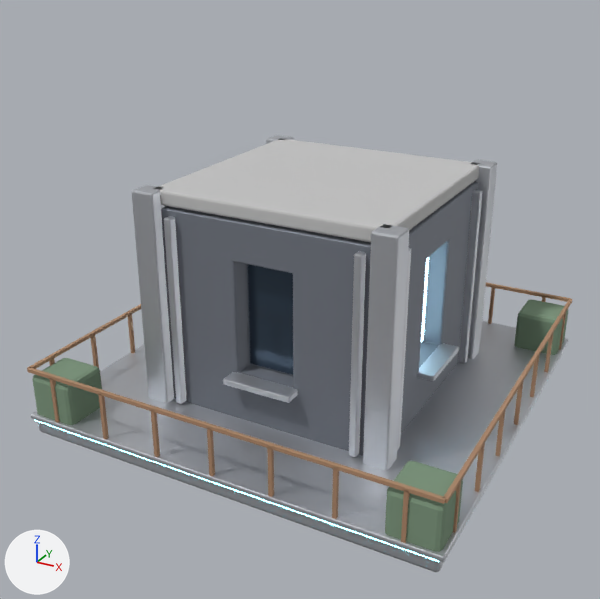
The glTF model game/assets/modules/transfer_3x3_2x2_office.glb as it was, and as the next commit left it.
Camera for both pictures: a 50 mm lens placed at (2.99, -5.87, 3.79), pointed at (-0.07, -0.29, 1.0). Every picture has the same lights, and +X, +Y and +Z are marked at lower left. The older version comes first. Vertices at exactly the same position are counted once.

Script lines for the objects in view, before the commit:
```python
me_ext_frames = bpy.data.meshes.new('ext_frames')
me_ext_frames.from_pydata(...)  # 672 vertices, 1296 faces; spans x -1.14..1.14, y -1.14..1.14, z 0.19..1.81
me_ext_frames.materials.append(mat_m_steel)  # light grey #cbced4
me_ext_panes_dark = bpy.data.meshes.new('ext_panes_dark')
me_ext_panes_dark.from_pydata(...)  # a box spanning x -0.22..0.22, y 0.83..0.85, z 0.62..1.51; a box spanning x -0.22..0.22, y -0.85..-0.83, z 0.62..1.51
me_ext_panes_dark.materials.append(mat_m_glass)  # dark blue #3f5061
me_ext_wall = bpy.data.meshes.new('ext_wall')
me_ext_wall.from_pydata(...)  # 280 vertices, 556 faces; spans x -1.0..1.0, y -1.0..1.0, z 0.14..1.86
me_ext_wall.materials.append(mat_m_paintdark)  # grey #7c818b
me_int_ceiling = bpy.data.meshes.new('int_ceiling')
me_int_ceiling.from_pydata(...)  # 56 vertices, 108 faces; spans x -1.0..1.0, y -1.0..1.0, z 1.88..2.0
me_int_ceiling.materials.append(mat_m_concrete)  # light grey #c4c4c4
me_int_columns = bpy.data.meshes.new('int_columns')
me_int_columns.from_pydata(...)  # 224 vertices, 432 faces; spans x -1.1..1.1, y -1.1..1.1, z 0.14..2.0
me_int_columns.materials.append(mat_m_steel)  # light grey #cbced4
ob_ext_frames = bpy.data.objects.new('ext_frames', me_ext_frames)
ob_ext_frames.location = (0.0, 0.0, 0.0)
ob_ext_panes_dark = bpy.data.objects.new('ext_panes_dark', me_ext_panes_dark)
ob_ext_panes_dark.location = (0.0, 0.0, 0.0)
ob_ext_wall = bpy.data.objects.new('ext_wall', me_ext_wall)
ob_ext_wall.location = (0.0, 0.0, 0.0)
ob_int_ceiling = bpy.data.objects.new('int_ceiling', me_int_ceiling)
ob_int_ceiling.location = (0.0, 0.0, 0.0)
ob_int_columns = bpy.data.objects.new('int_columns', me_int_columns)
ob_int_columns.location = (0.0, 0.0, 0.0)
# also in view: 'ext_deck_plants' at (0.0, 0.0, 0.34); 'int_slab' at (0.0, 0.0, 0.07); 'int_slab_edge' at (0.0, 0.0, 0.16); 'ext_deck_rail' at (0.0, 0.0, 0.37)
```
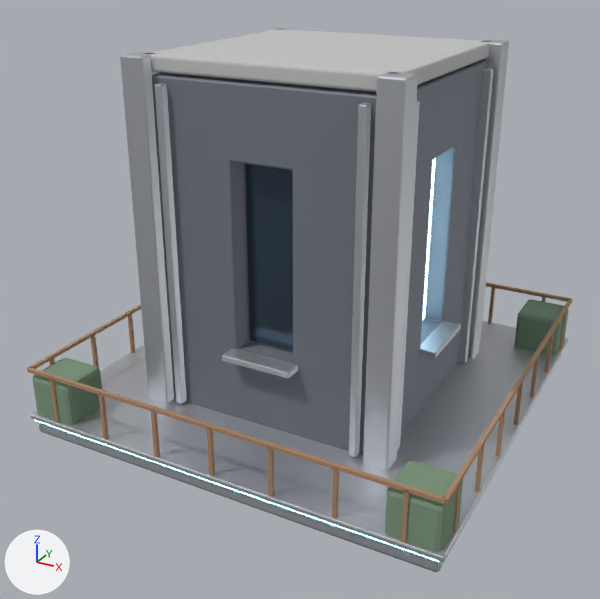
Location of each change, [x1, y1, x2, y2] in pixels of the pictures (600 x 599 px; the box of a moved part takes in the faces that stretch with it):
'ext_wall', reshaped (6% wider, 44% taller): before [161, 181, 478, 455]; after [152, 60, 489, 455]
'int_ceiling', moved: before [158, 139, 479, 242]; after [145, 29, 490, 92]
'int_columns', moved, rescaled (7% wider, 32% taller): before [132, 135, 497, 471]; after [120, 27, 509, 471]
'ext_frames', reshaped (7% wider, 46% taller): before [164, 190, 482, 457]; after [155, 68, 494, 457]
part 2 of me_ext_wall, moved or reshaped: before [174, 340, 459, 455]; after [174, 317, 459, 455]
part 3 of me_ext_wall, moved or reshaped: before [233, 240, 449, 389]; after [230, 146, 456, 365]
part 4 of me_ext_wall, moved or reshaped: before [161, 183, 478, 402]; after [152, 63, 488, 379]
part 5 of me_ext_wall, moved or reshaped (mostly hidden): before [161, 182, 478, 247]; after [152, 61, 489, 98]
part 6 of me_ext_wall, moved or reshaped: before [162, 181, 477, 246]; after [153, 60, 487, 96]
part 7 of me_ext_frames, moved or reshaped: before [417, 343, 459, 381]; after [419, 321, 461, 358]
part 8 of me_ext_frames, moved or reshaped: before [223, 372, 298, 403]; after [222, 348, 298, 378]
part 9 of me_ext_frames, moved or reshaped: before [349, 248, 411, 457]; after [349, 101, 420, 457]
part 10 of me_ext_frames, moved or reshaped: before [458, 190, 482, 363]; after [458, 68, 494, 363]
part 11 of me_ext_frames, moved or reshaped: before [164, 216, 187, 404]; after [155, 83, 187, 404]

Diff of the bpy script that builds the scene:
```diff
--- a/game/assets/modules/transfer_3x3_2x2_office.glb.py
+++ b/game/assets/modules/transfer_3x3_2x2_office.glb.py
@@ me_int_columns @@
 # used by ob_int_columns; location = (0.0, 0.0, 0.0)
-me_int_columns.from_pydata(...)  # 224 vertices, 432 faces; spans x -1.1..1.1, y -1.1..1.1, z 0.14..2.0
+me_int_columns.from_pydata(...)  # 224 vertices, 432 faces; spans x -1.1..1.1, y -1.1..1.1, z 0.14..3.0
+# me_int_columns part 1: the whole mesh is scaled about its middle by (1, 1, 1.54), then moved by (0.0, 0.0, 0.5)
 me_int_columns.materials.append(mat_m_steel)
@@ me_ext_wall @@
 # used by ob_ext_wall; location = (0.0, 0.0, 0.0)
-me_ext_wall.from_pydata(...)  # 280 vertices, 556 faces; spans x -1.0..1.0, y -1.0..1.0, z 0.14..1.86
+me_ext_wall.from_pydata(...)  # 280 vertices, 556 faces; spans x -1.0..1.0, y -1.0..1.0, z 0.14..2.86
+# me_ext_wall part 2: all 112 vertices in x -1.0..1.0, y -1.0..1.0, z 0.57..0.61 are moved by (0.0, 0.0, 0.21)
+# me_ext_wall part 3: all 104 vertices in x -0.99..0.99, y -0.99..0.99, z 1.52..1.54 are moved by (0.0, 0.0, 0.76)
+# me_ext_wall part 4: all 8 vertices in x -1.0..1.0, y -1.0..1.0, z 1.55 are moved by (0.0, 0.0, 0.77)
+# me_ext_wall part 5: all 12 vertices in x -1.0..1.0, y -1.0..1.0, z 1.85 are moved by (0.0, 0.0, 0.99)
+# me_ext_wall part 6: all 16 vertices in x -0.99..0.99, y -0.99..0.99, z 1.86 are moved by (0.0, 0.0, 1.0)
 me_ext_wall.materials.append(mat_m_paintdark)
@@ me_ext_frames @@
 # used by ob_ext_frames; location = (0.0, 0.0, 0.0)
-me_ext_frames.from_pydata(...)  # 672 vertices, 1296 faces; spans x -1.14..1.14, y -1.14..1.14, z 0.19..1.81
+me_ext_frames.from_pydata(...)  # 672 vertices, 1296 faces; spans x -1.14..1.14, y -1.14..1.14, z 0.19..2.81
+# me_ext_frames part 7: the loose piece of 56 vertices spanning x 0.98..1.14, y -0.3..0.3, z 0.55..0.6 is moved by (0.0, 0.0, 0.21)
+# me_ext_frames part 8: the loose piece of 56 vertices spanning x -0.3..0.3, y -1.14..-0.98, z 0.55..0.6 is moved by (0.0, 0.0, 0.21)
+# me_ext_frames part 9: all 56 vertices in x 0.77..1.07, y -1.07..-0.77, z 1.8..1.81 are moved by (0.0, 0.0, 1.0)
+# me_ext_frames part 10: all 56 vertices in x 0.77..1.07, y 0.77..1.07, z 1.8..1.81 are moved by (0.0, 0.0, 1.0)
+# me_ext_frames part 11: all 56 vertices in x -1.07..-0.77, y -1.07..-0.77, z 1.8..1.81 are moved by (0.0, 0.0, 1.0)
+# other edits to the shape of me_ext_frames do not show in these pictures
 me_ext_frames.materials.append(mat_m_steel)
@@ me_int_ceiling @@
 # used by ob_int_ceiling; location = (0.0, 0.0, 0.0)
-me_int_ceiling.from_pydata(...)  # 56 vertices, 108 faces; spans x -1.0..1.0, y -1.0..1.0, z 1.88..2.0
+me_int_ceiling.from_pydata(...)  # 56 vertices, 108 faces; spans x -1.0..1.0, y -1.0..1.0, z 2.88..3.0
+# me_int_ceiling part 12: the whole mesh is moved by (0.0, 0.0, 1.0)
 me_int_ceiling.materials.append(mat_m_concrete)
```
